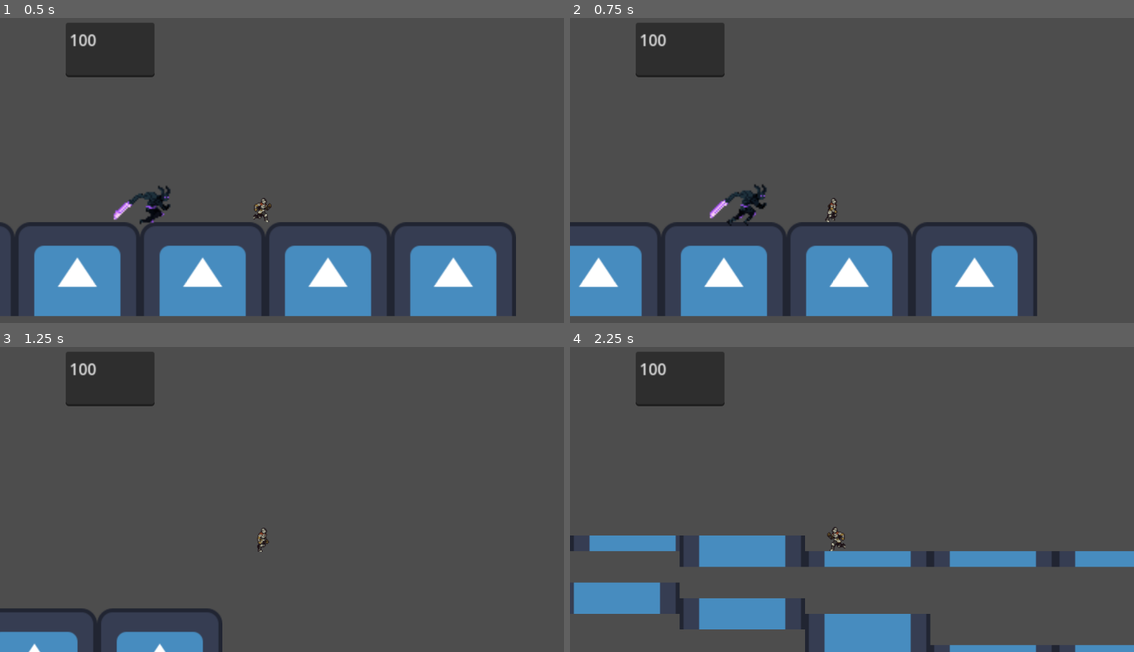
Above: before the commit, frames 1-4 (two rows, left to right).
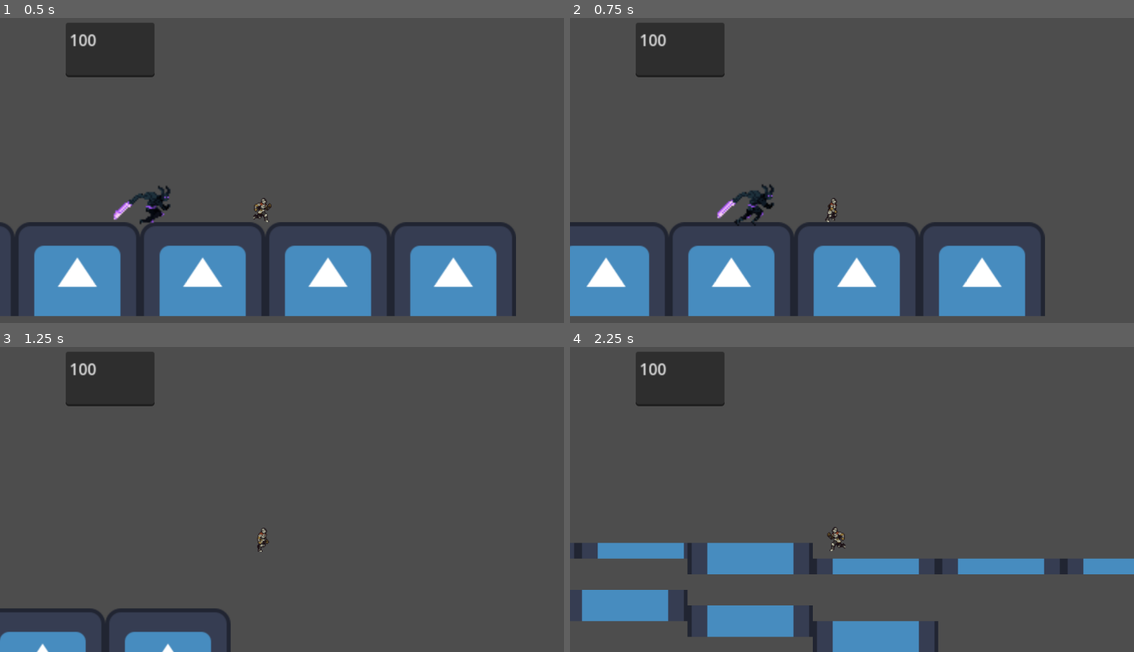
Above: after the commit, the same moments.

Repository: Xenon480/IST-Assignment-4
Game: Godot game, scene res://Level1.tscn
Same seed, same stepped clock (60 frames per second), same inputs: the game is played once before the commit and once after it. The project has no main scene, so this scene is started directly. The engine's default icon, where the game draws it, is replaced by a stand-in: a white triangle on a blue panel in a dark square.
Inputs (mouse positions are in pixels of both pictures, inside the frame that each line leads up to):
- Up to frame 1 (0.5 s): no input
- Up to frame 2 (0.75 s): move the mouse to (976, 149) at 0.52 s; hold D (move_right) from 0.53 s (still down); click (976, 149) at 0.6 s
- Up to frame 3 (1.25 s): keep holding D (move_right); tap Space (jump) at 0.77 s
- Up to frame 4 (2.25 s): move the mouse to (739, 508) at 1.27 s; tap E (Dash) at 1.35 s; tap Space (jump) at 1.52 s; click (739, 508) at 1.55 s; move the mouse to (908, 423) at 2.02 s; release D (move_right) at 2.03 s; hold A (move_left) from 2.03 s (still down); tap C (slide) at 2.1 s

Frame 1 is identical in both runs. In frame 2, 6.8% of the frame differs, in the area x 0-85%, y 54-98%; in frame 3, 1.1%; in frame 4, 9.0%, in the area x 0-100%, y 61-100%.
Error after the commit: Invalid operands 'Nil' and 'int' in operator '-'. (res://character_body_2d.gd:48)

Commit message:
dddd
dddddd

Diff:
--- a/ist-assignment/Swordman.tscn
+++ b/ist-assignment/Swordman.tscn
@@ -134,6 +134,7 @@
 script = ExtResource("1_agoay")
 Shapecast = NodePath("ShapeCast2D")
 AnimatedSprite = NodePath("AnimatedSprite2D")
+metadata/Health = 100
 
 [node name="AnimatedSprite2D" type="AnimatedSprite2D" parent="."]
 position = Vector2(-2, -1)
--- a/ist-assignment/character_body_2d.gd
+++ b/ist-assignment/character_body_2d.gd
@@ -15,6 +15,8 @@
 var onlyonce = false
 var timeframe = false
 var EnableNormalMovement = true
+var Entered = false
+var body2 = CharacterBody2D.new()
 func wait(seconds: float) -> void:
 
 	await get_tree().create_timer(seconds).timeout
@@ -41,6 +43,10 @@
 
 func _physics_process(delta):
 	TextEdit1.set_line(0,str(get_meta("Health")))
+	if Input.is_action_just_pressed("LeftClick"):
+		if Entered == true:
+			body2.set_meta("Health",body2.get_meta("Health")-20)
+			print("Teeeeeee")
 	if Input.is_action_just_pressed("slide") and currentslides < maxslides and dashing == false:
 		sliding = true
 		print("Sliding")
@@ -112,3 +118,12 @@
 	currentslides = 0
 	sliding =  false
 	onlyonce = false
+
+
+func _on_area_2d_body_entered(body: Node2D) -> void:
+	Entered = true
+	body2 = body
+
+func _on_area_2d_body_exited(body: Node2D) -> void:
+	Entered = false
+	body = CharacterBody2D.new()
--- a/ist-assignment/character_body_2d.tscn
+++ b/ist-assignment/character_body_2d.tscn
@@ -84,6 +84,9 @@
 [sub_resource type="RectangleShape2D" id="RectangleShape2D_6e7tk"]
 size = Vector2(22.25, 25)
 
+[sub_resource type="CircleShape2D" id="CircleShape2D_26s36"]
+radius = 35.6931
+
 [node name="CharacterBody2D" type="CharacterBody2D" node_paths=PackedStringArray("timer", "timer2", "timer3", "TextEdit1", "AnimatedSprite")]
 position = Vector2(-1, 0)
 collision_layer = 3
@@ -124,4 +127,12 @@
 offset_bottom = -89.0
 placeholder_text = "Health"
 
+[node name="Area2D" type="Area2D" parent="."]
+
+[node name="CollisionShape2D" type="CollisionShape2D" parent="Area2D"]
+position = Vector2(-20, 46)
+shape = SubResource("CircleShape2D_26s36")
+
 [connection signal="text_set" from="TextEdit" to="." method="_on_text_edit_text_set"]
+[connection signal="body_entered" from="Area2D" to="." method="_on_area_2d_body_entered"]
+[connection signal="body_exited" from="Area2D" to="." method="_on_area_2d_body_exited"]
--- a/ist-assignment/project.godot
+++ b/ist-assignment/project.godot
@@ -41,3 +41,8 @@
 "events": [Object(InputEventKey,"resource_local_to_scene":false,"resource_name":"","device":-1,"window_id":0,"alt_press …(191 unchanged characters)…
 ]
 }
+LeftClick={
+"deadzone": 0.5,
+"events": [Object(InputEventMouseButton,"resource_local_to_scene":false,"resource_name":"","device":-1,"window_id":0,"alt_pressed":false,"shift_pressed":false,"ctrl_pressed":false,"meta_pressed":false,"button_mask":1,"position":Vector2(89, 23),"global_position":Vector2(98, 69),"factor":1.0,"button_index":1,"canceled":false,"pressed":true,"double_click":false,"script":null)
+]
+}
--- a/ist-assignment/theman.gd
+++ b/ist-assignment/theman.gd
@@ -8,7 +8,8 @@
 var PlayerBody2D = CharacterBody2D
 
 func _physics_process(delta):
-
+	if get_meta("Health") <= 0:
+		queue_free()
 
 	var direction = (Shapecast.get_collision_point(0)-global_position).normalized()
 	velocity.x = direction.x * 300
Not shown: 1 places in ist-assignment/character_body_2d.tscn that only renumber resources
